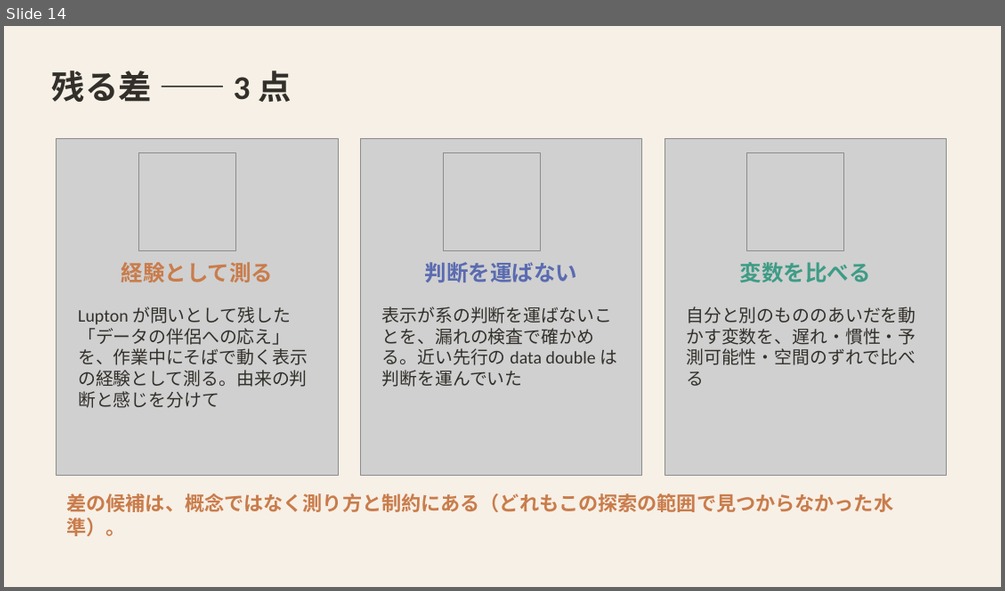
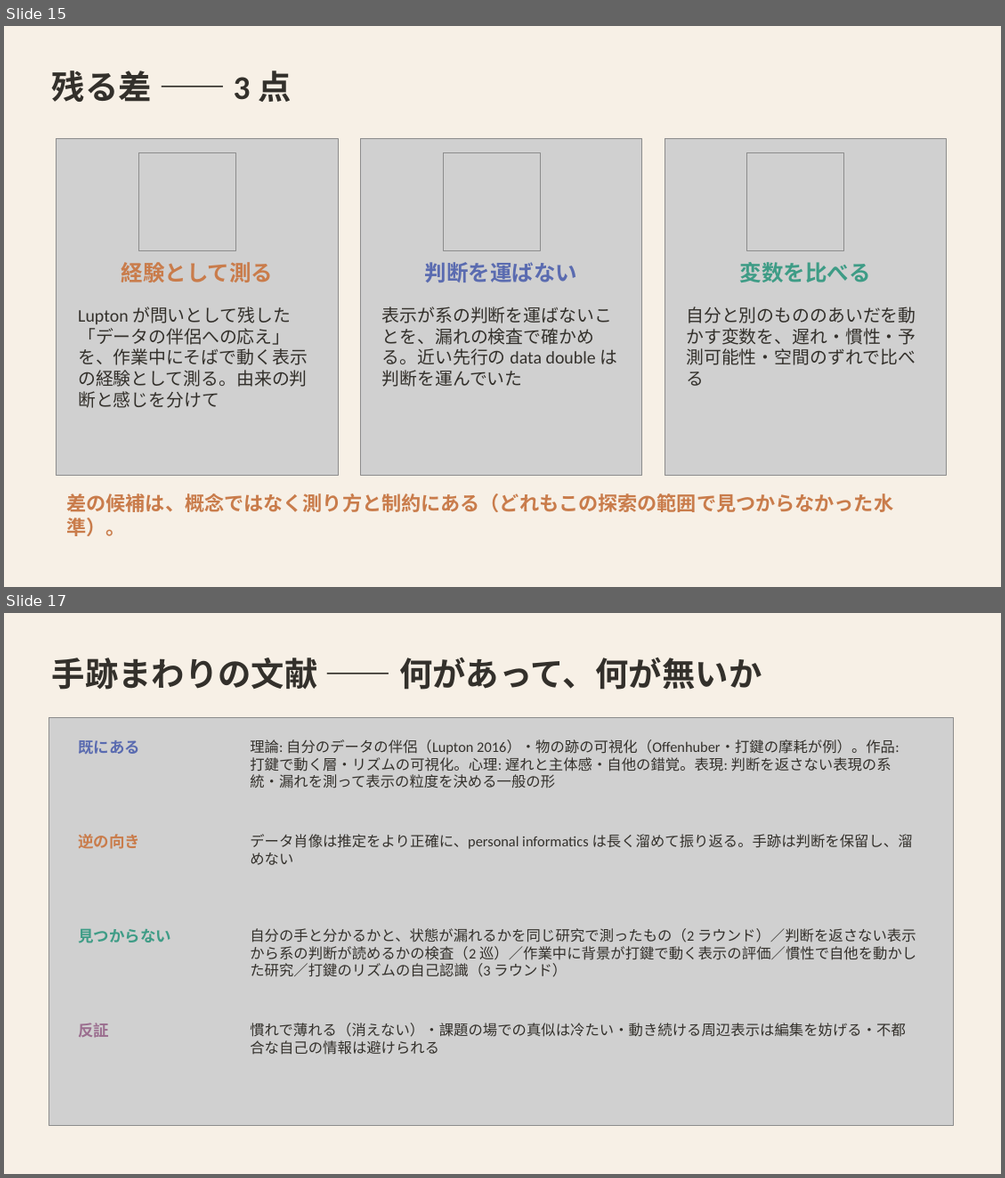
Before and after one commit to mikotomiura/GSE-prototype, a slide deck: docs/slides/project-overview/GSE_handmark_design.pptx. Shown one above the other, each under a label of ours: slide 14 before the commit, slides 15 and 17 after it; the slides between them are not shown. The pictures are 1005x591 and 1005x1178 pixels, drawn with LibreOffice and Linux fonts; fonts in the diff are those of the drawing; grey boxes stand for pictures. Boxes give left, top, right and bottom in pixels: in the first picture for what was removed or moved away, otherwise in the second. Text is boxed around its words. In the diff, an @@ line names an element or a change of style, - is before the commit and + after.

```diff
--- a/docs/slides/project-overview/GSE_handmark_design.pptx
+++ b/docs/slides/project-overview/GSE_handmark_design.pptx
@@ slide 17 added at <box>4,613,1001,1174</box>, background #F7F0E6 @@
@@ text added at <box>52,657,761,690</box>, 32 pt, text #33302B, bold @@
+手跡まわりの文献 —— 何があって、何が無いか
@@ picture added at <box>48,718,954,1126</box> @@
@@ text added at <box>78,740,140,754</box>, 15 pt, text #5A6BB0, bold @@
+既にある
@@ text added at <box>250,739,899,788</box>, 14 pt, text #33302B @@
+理論: 自分のデータの伴侶（Lupton 2016）・物の跡の可視化（Offenhuber・打鍵の摩耗が例）。作品: 打鍵で動く層・リズムの可視化。心理: 遅れと主体感・自他の錯覚。表現: 判断を返さない表現の系統・漏れを測って表示の粒度を決める一般の形
@@ text added at <box>78,834,140,849</box>, 15 pt, text #C97C4B, bold @@
+逆の向き
@@ text added at <box>250,834,913,865</box>, 14 pt, text #33302B @@
+データ肖像は推定をより正確に、personal informatics は長く溜めて振り返る。手跡は判断を保留し、溜めない
@@ text added at <box>78,928,171,943</box>, 15 pt, text #3E9C86, bold @@
+見つからない
@@ text added at <box>250,928,916,977</box>, 14 pt, text #33302B @@
+自分の手と分かるかと、状態が漏れるかを同じ研究で測ったもの（2 ラウンド）／判断を返さない表示から系の判断が読めるかの検査（2 巡）／作業中に背景が打鍵で動く表示の評価／慣性で自他を動かした研究／打鍵のリズムの自己認識（3 ラウンド）
@@ text added at <box>78,1022,109,1038</box>, 15 pt, text #9B6E8F, bold @@
+反証
@@ text added at <box>250,1022,906,1054</box>, 14 pt, text #33302B @@
+慣れで薄れる（消えない）・課題の場での真似は冷たい・動き続ける周辺表示は編集を妨げる・不都合な自己の情報は避けられる
@@ what was slide 14 is now slide 15 @@
```
Also in this commit, not shown: 5 slides changed, 6 other slides added, 6 other files.
